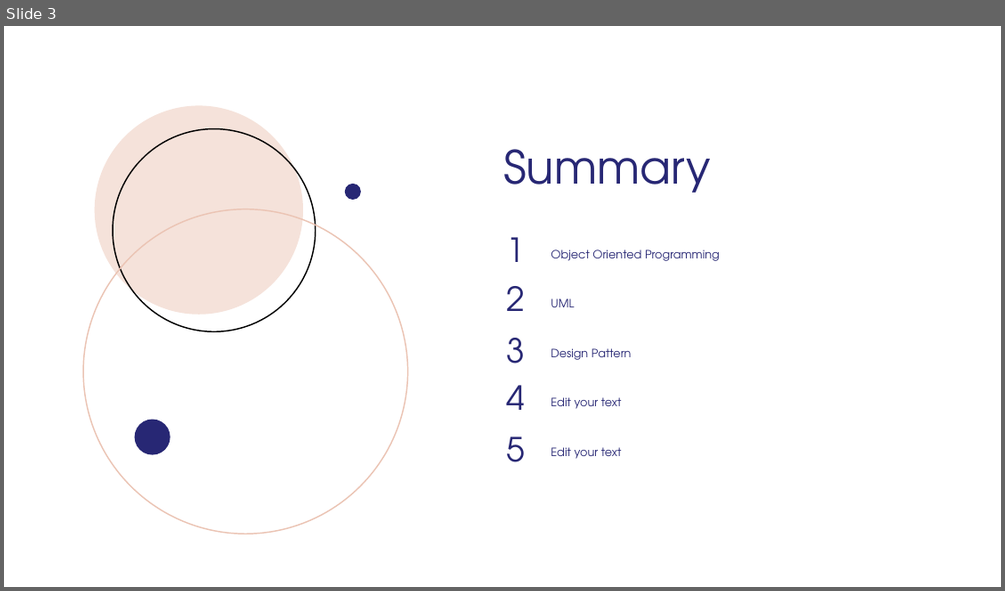
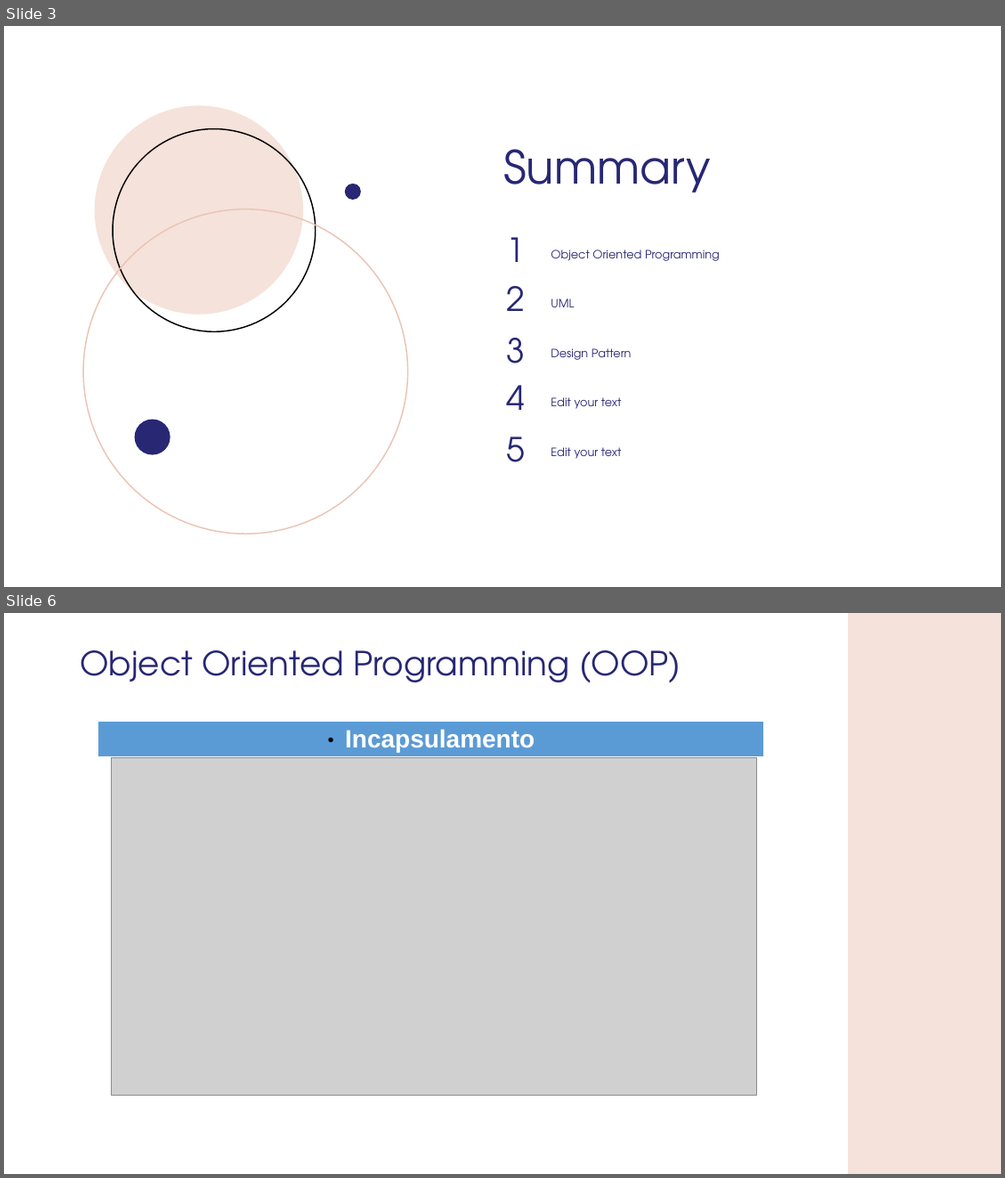
Before and after one commit to GMATZEU42/WS, a slide deck: WS02/WS_2.odp. Shown one above the other, each under a label of ours: slide 3 before the commit, slides 3 and 6 after it; the slides between them are not shown. The pictures are 1005x591 and 1005x1178 pixels, drawn with LibreOffice and Linux fonts; fonts in the diff are those of the drawing; grey boxes stand for pictures; background and template pictures are left out. Boxes give left, top, right and bottom in pixels: in the first picture for what was removed or moved away, otherwise in the second. Text is boxed around its words. In the diff, an @@ line names an element or a change of style, - is before the commit and + after.

```diff
--- a/WS02/WS_2.odp
+++ b/WS02/WS_2.odp
@@ slide 6 added at (4,613,1001,1174), background #FFFFFF @@
@@ freeform shape added at (848,613,1001,1174), fill #F5E2DA @@
@@ title added at (80,650,681,682), 32 pt, text #272774 @@
+Object Oriented Programming (OOP)
@@ table added at (99,722,764,755), 1 rows, 1 columns @@
+Incapsulamento
@@ picture added at (111,758,756,1095) @@
```
Also in this commit, not shown: 1 slide changed, 9 other slides added, 1 slide removed, 2 other files.
